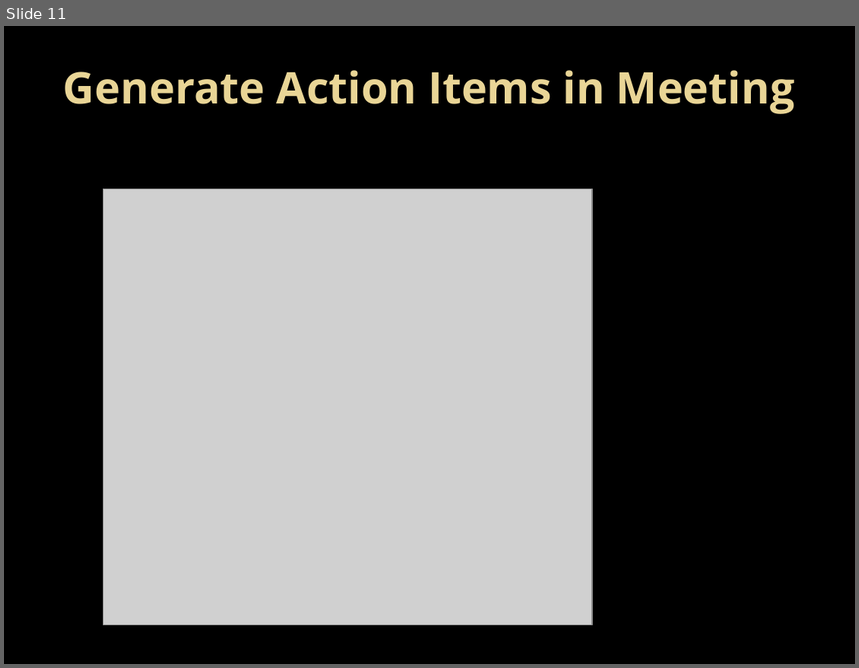
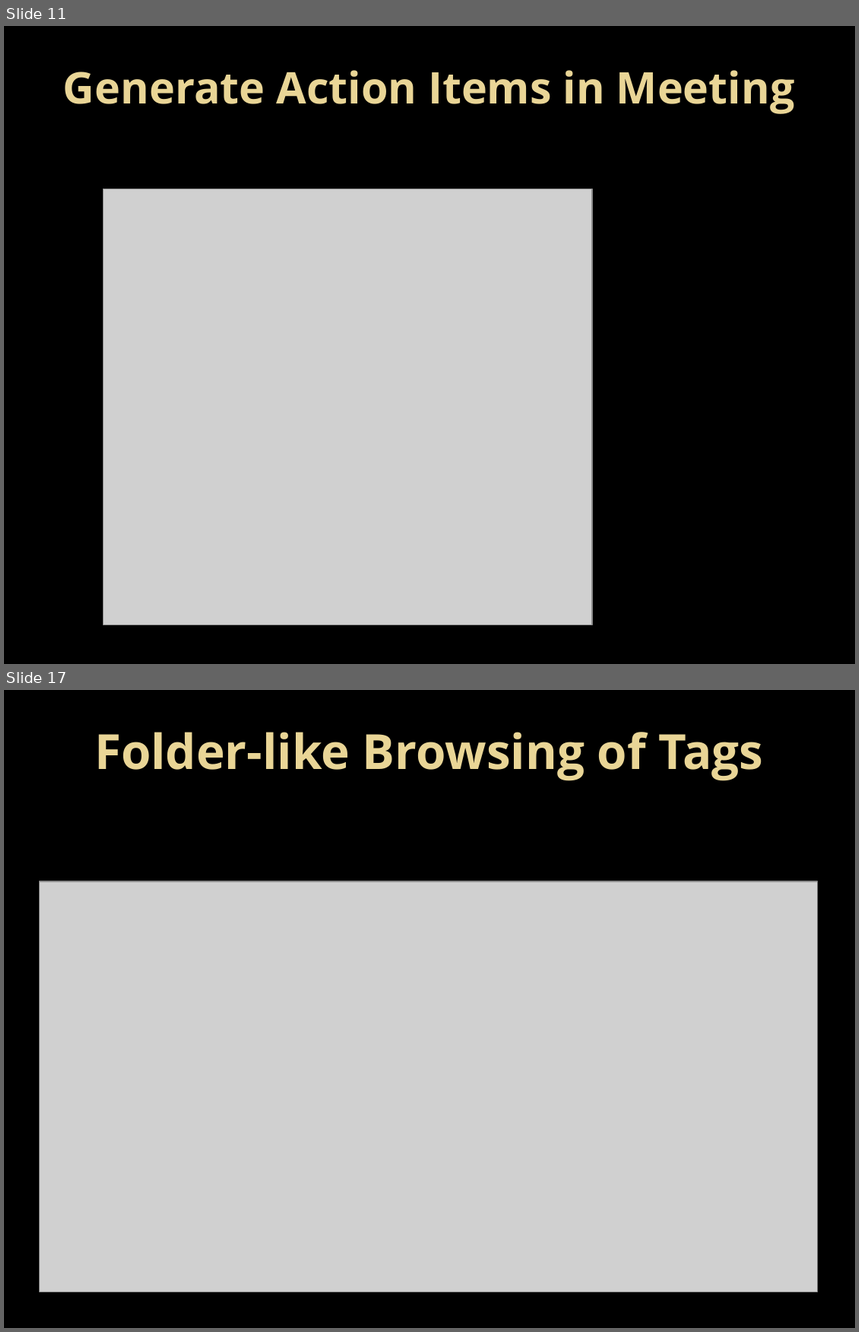
Before and after one commit to agilepro/cognoscenti, a slide deck: documentation/CogNews_Aug_2015.pptx. Shown one above the other, each under a label of ours: slide 11 before the commit, slides 11 and 17 after it; the slides between them are not shown. The pictures are 859x668 and 859x1332 pixels, drawn with LibreOffice and Linux fonts; fonts in the diff are those of the drawing; grey boxes stand for pictures; background and template pictures are left out. Boxes give left, top, right and bottom in pixels: in the first picture for what was removed or moved away, otherwise in the second. Text is boxed around its words. In the diff, an @@ line names an element or a change of style, - is before the commit and + after.

```diff
--- a/documentation/CogNews_Aug_2015.pptx
+++ b/documentation/CogNews_Aug_2015.pptx
@@ slide 17 added at (4, 690, 855, 1328), background picture (left out) @@
@@ title added at (94, 732, 763, 781), 41 pt, text gradient #EAD696 to #E7D081, bold @@
+Folder-like Browsing of Tags
@@ picture added at (40, 882, 818, 1292) @@
```
Also in this commit, not shown: 5 slides changed, 14 other slides added, 1 other file.
